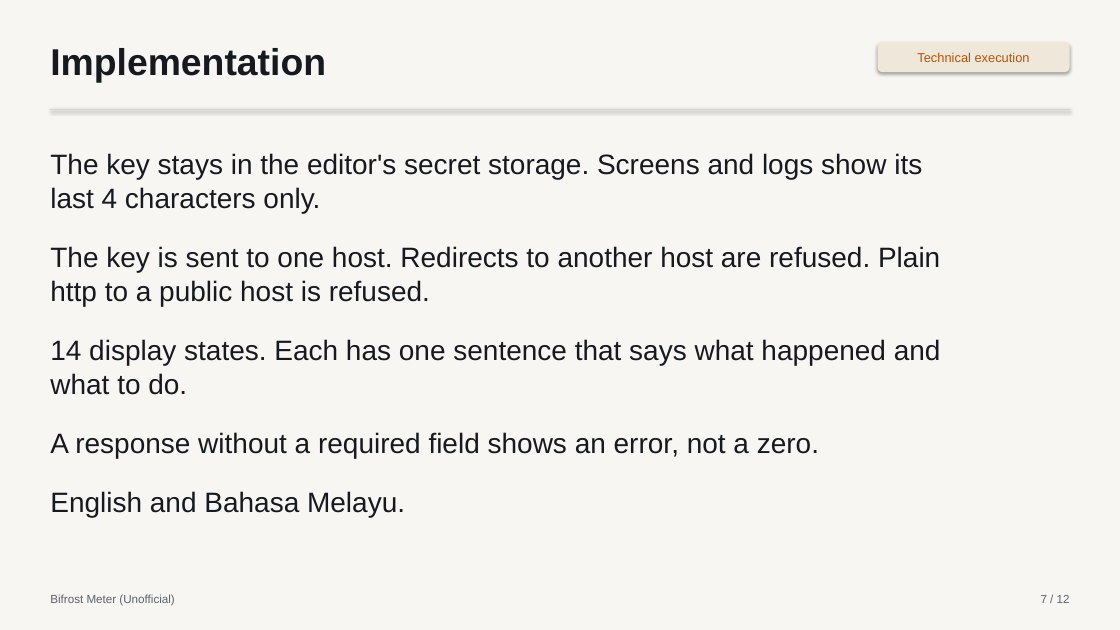
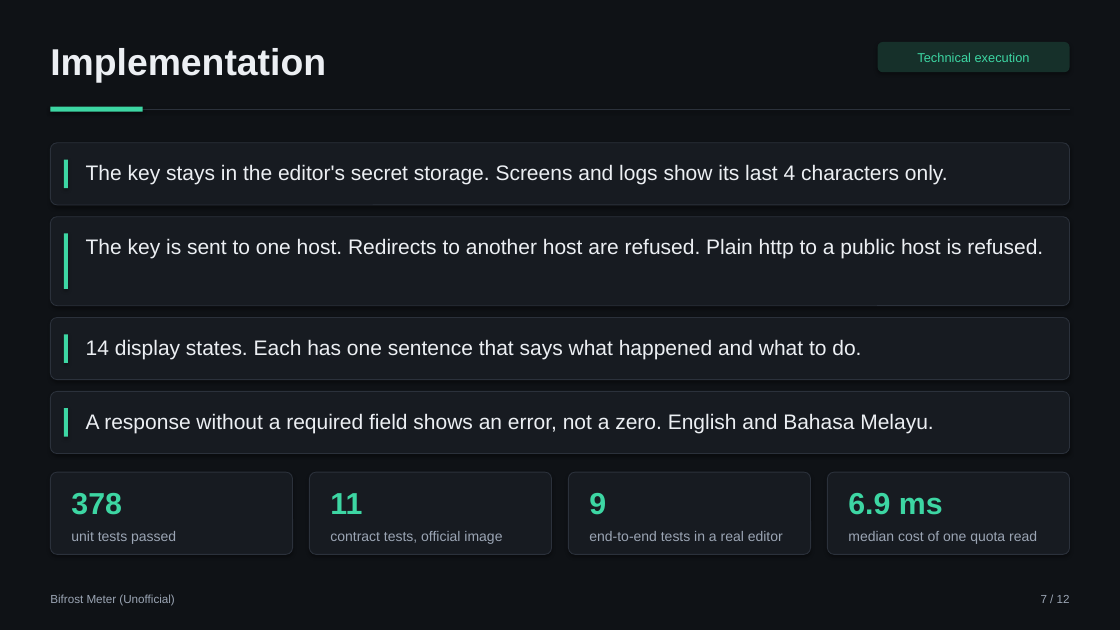
Before and after one commit to aimanmalib/bifrost-meter, a slide deck: slide 7 of deck/bifrost-meter.pptx. Drawn at 1120x630 pixels with LibreOffice and Linux fonts; fonts in the diff are those of the drawing. Boxes give left, top, right and bottom in pixels: in the first picture for what was removed or moved away, otherwise in the second. Text is boxed around its words. In the diff, an @@ line names an element or a change of style, - is before the commit and + after.

```diff
--- a/deck/bifrost-meter.pptx
+++ b/deck/bifrost-meter.pptx
@@ background #F7F6F2 to #0F1216 @@
@@ text "Implementation" at bbox=[50, 48, 326, 82]: text colour #16191F to #ECEFF3 @@
@@ rounded rectangle "Technical execution" at bbox=[878, 42, 1070, 72]: text colour #B45309 to #3DD6A3; fill #EFE7DA to #16302A @@
@@ line (50, 109) - (1070, 109): stroke #D9D6CE 1 pt to #2B313B 1 pt @@
@@ rectangle added at bbox=[50, 107, 143, 112], fill #3DD6A3 @@
@@ rounded rectangle added at bbox=[50, 143, 1070, 205], fill #171B21, outline #2B313B 0.75 pt @@
@@ text removed at bbox=[50, 153, 941, 517] @@
-The key stays in the editor's secret storage. Screens and logs show its last 4 characters only.
-The key is sent to one host. Redirects to another host are refused. Plain http to a public host is refused.
-14 display states. Each has one sentence that says what happened and what to do.
-A response without a required field shows an error, not a zero.
-English and Bahasa Melayu.
@@ rectangle added at bbox=[64, 160, 68, 188], fill #3DD6A3 @@
@@ text added at bbox=[86, 164, 948, 185], 18 pt, text #ECEFF3 @@
+The key stays in the editor's secret storage. Screens and logs show its last 4 characters only.
@@ rounded rectangle added at bbox=[50, 217, 1070, 306], fill #171B21, outline #2B313B 0.75 pt @@
@@ rectangle added at bbox=[64, 234, 68, 289], fill #3DD6A3 @@
@@ text added at bbox=[86, 238, 1043, 258], 18 pt, text #ECEFF3 @@
+The key is sent to one host. Redirects to another host are refused. Plain http to a public host is refused.
@@ rounded rectangle added at bbox=[50, 318, 1070, 380], fill #171B21, outline #2B313B 0.75 pt @@
@@ rectangle added at bbox=[64, 334, 68, 363], fill #3DD6A3 @@
@@ text added at bbox=[86, 339, 861, 359], 18 pt, text #ECEFF3 @@
+14 display states. Each has one sentence that says what happened and what to do.
@@ rounded rectangle added at bbox=[50, 392, 1070, 454], fill #171B21, outline #2B313B 0.75 pt @@
@@ rectangle added at bbox=[64, 408, 68, 437], fill #3DD6A3 @@
@@ text added at bbox=[86, 413, 934, 433], 18 pt, text #ECEFF3 @@
+A response without a required field shows an error, not a zero. English and Bahasa Melayu.
@@ rounded rectangle added at bbox=[50, 472, 292, 555], fill #171B21, outline #2B313B 0.75 pt @@
@@ rounded rectangle added at bbox=[309, 472, 551, 555], fill #171B21, outline #2B313B 0.75 pt @@
@@ rounded rectangle added at bbox=[569, 472, 811, 555], fill #171B21, outline #2B313B 0.75 pt @@
@@ rounded rectangle added at bbox=[828, 472, 1070, 555], fill #171B21, outline #2B313B 0.75 pt @@
@@ text added at bbox=[71, 493, 122, 515], 26 pt, text #3DD6A3, bold @@
+378
@@ text added at bbox=[330, 493, 362, 514], 26 pt, text #3DD6A3, bold @@
+11
@@ text added at bbox=[589, 493, 606, 515], 26 pt, text #3DD6A3, bold @@
+9
@@ text added at bbox=[848, 493, 943, 515], 26 pt, text #3DD6A3, bold @@
+6.9 ms
@@ text added at bbox=[71, 531, 176, 544], 12 pt, text #9BA5B4 @@
+unit tests passed
@@ text added at bbox=[330, 531, 502, 544], 12 pt, text #9BA5B4 @@
+contract tests, official image
@@ text added at bbox=[589, 531, 783, 541], 12 pt, text #9BA5B4 @@
+end-to-end tests in a real editor
@@ text added at bbox=[848, 531, 1037, 544], 12 pt, text #9BA5B4 @@
+median cost of one quota read
@@ text "Bifrost Meter (Unofficial)" at bbox=[50, 594, 174, 606]: text colour #5B6270 to #9BA5B4 @@
@@ text "7 / 12" at bbox=[1041, 595, 1070, 603]: text colour #5B6270 to #9BA5B4 @@
```
Also in this commit, not shown: 11 other slides changed, 4 other files.
